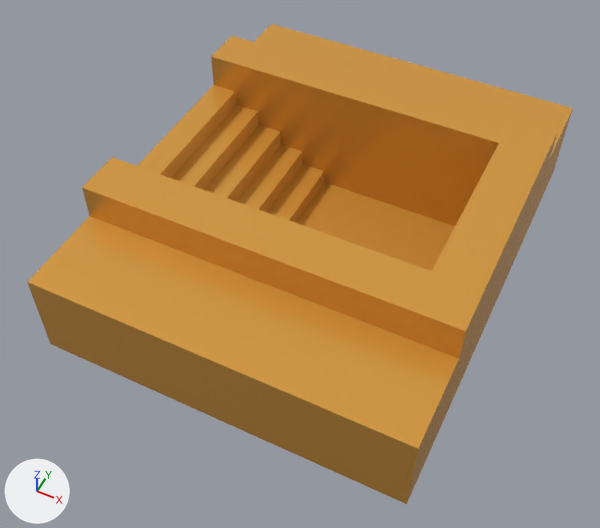
The glTF model public/models/train-station-platform-stairs-small.glb: old version first, new version second.
Both versions are drawn from a camera (50 mm lens) standing at (2.66, -5.98, 7.07) and looking at (-0.05, -0.55, 0.28). The axes (+X, +Y, +Z) are drawn at lower left. The lights are the same throughout. Where no turn or scale is listed for an object, it has been applied to the vertices.

Objects in the first picture: 'train-station-platform-stairs-small'.
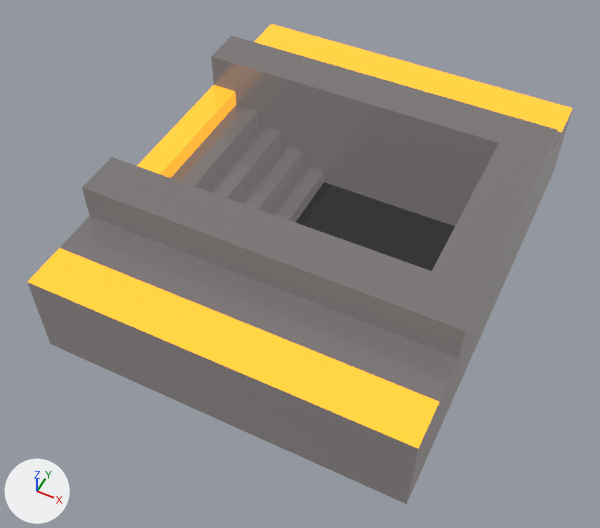
Diff of the bpy script that builds the scene:
```diff
--- a/public/models/train-station-platform-stairs-small.glb.py
+++ b/public/models/train-station-platform-stairs-small.glb.py
@@ img_base @@
+img_base = load_image('base', '_unpacked/base', 1024, 1024, 'sRGB')
@@ mat_lowpoly_colors_001 @@
+mat_lowpoly_colors_001 = bpy.data.materials.new('LOWPOLY-COLORS.001')
+# uses the picture img_base
@@ me_train_station_platform_stairs_small @@
 me_train_station_platform_stairs_small.from_pydata(...)  # 48 vertices, 92 faces; spans x -2.0..2.0, y -2.5..2.5, z 0.0..1.4
-me_train_station_platform_stairs_small.materials.append(mat_lowpoly_colors)  # orange #e7a747
+me_train_station_platform_stairs_small.materials.append(mat_lowpoly_colors_001)
```

Changed parts and their boxes (x1, y1, x2, y2) in the pictures (600 x 528 px):
'train-station-platform-stairs-small', recoloured (orange to grey): (27, 24, 573, 504) in both
